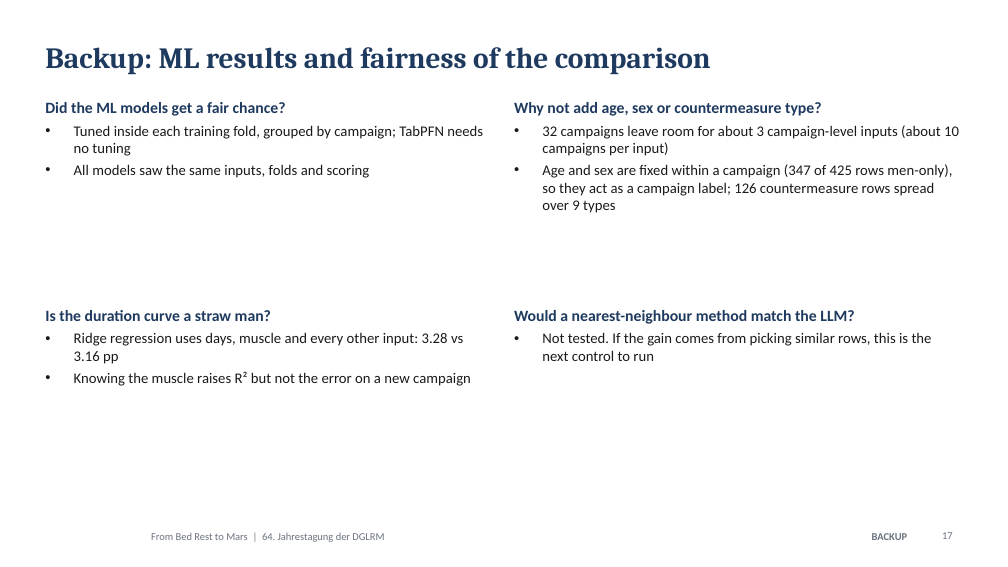
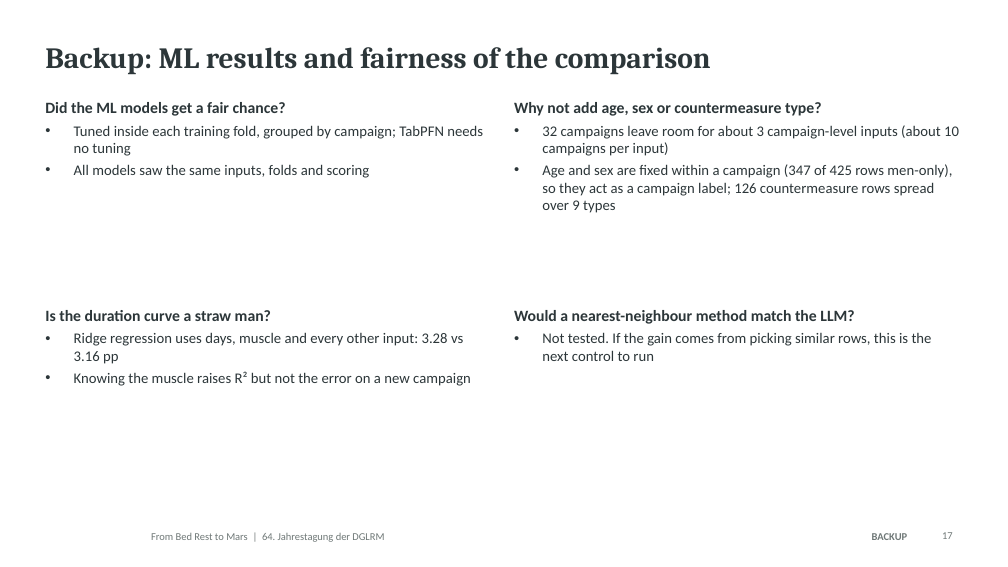
Before and after one commit to MiladBahariQaragoz/BedrestToMars, a slide deck: slide 17 of presentation/bed-rest-to-mars-talk.pptx. Drawn at 1008x567 pixels with LibreOffice and Linux fonts; fonts in the diff are those of the drawing; background and template pictures are left out. Boxes give left, top, right and bottom in pixels: in the first picture for what was removed or moved away, otherwise in the second. Text is boxed around its words. In the diff, an @@ line names an element or a change of style, - is before the commit and + after.

```diff
--- a/presentation/bed-rest-to-mars-talk.pptx
+++ b/presentation/bed-rest-to-mars-talk.pptx
@@ title "Backup: ML results and fairness ..." at [45, 47, 711, 75]: text colour #1F3A5F to #2C3639 @@
@@ text "Did the ML models get ..." at [45, 102, 483, 178]: text colour #1F3A5F to #2C3639 in "Did the ML models get a fair ..."; text colour #1A1A1A to #2C3639 in "Tuned inside each training fold, grouped by ...", "All models saw the same inputs, folds ..." @@
@@ text "Why not add age, sex ..." at [514, 102, 959, 213]: text colour #1F3A5F to #2C3639 in "Why not add age, sex or countermeasure ..."; text colour #1A1A1A to #2C3639 in "32 campaigns leave room for about 3 ...", "Age and sex are fixed within a ..." @@
@@ text "Is the duration curve a ..." at [45, 310, 471, 386]: text colour #1F3A5F to #2C3639 in "Is the duration curve a straw man?"; text colour #1A1A1A to #2C3639 in "Ridge regression uses days, muscle and every ...", "Knowing the muscle raises R² but not ..." @@
@@ text "Would a nearest-neighbour method match ..." at [514, 310, 932, 361]: text colour #1F3A5F to #2C3639 in "Would a nearest-neighbour method match the LLM?"; text colour #1A1A1A to #2C3639 in "Not tested. If the gain comes from ..." @@
```
Also in this commit, not shown: 17 other slides changed, 12 other files.
